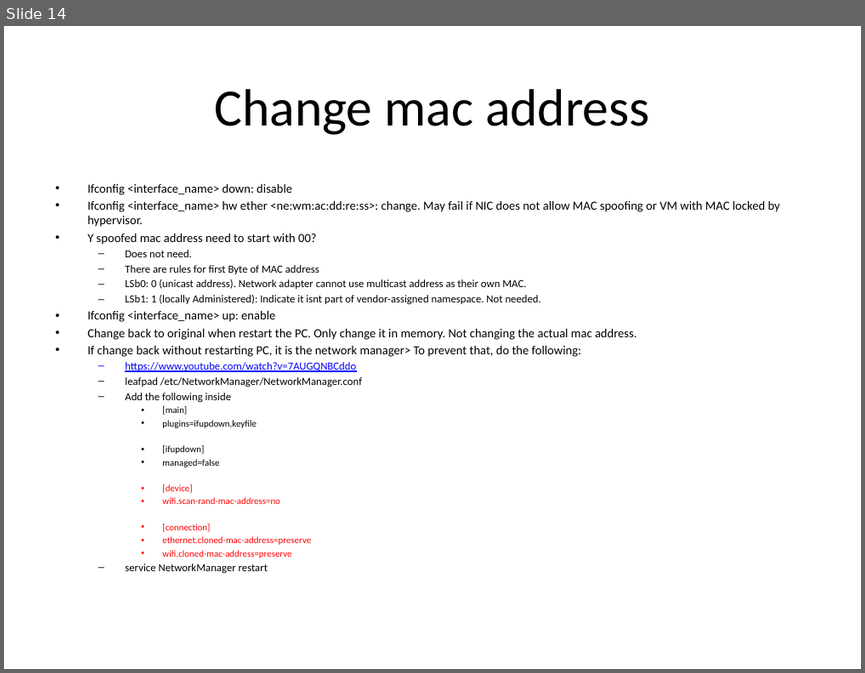
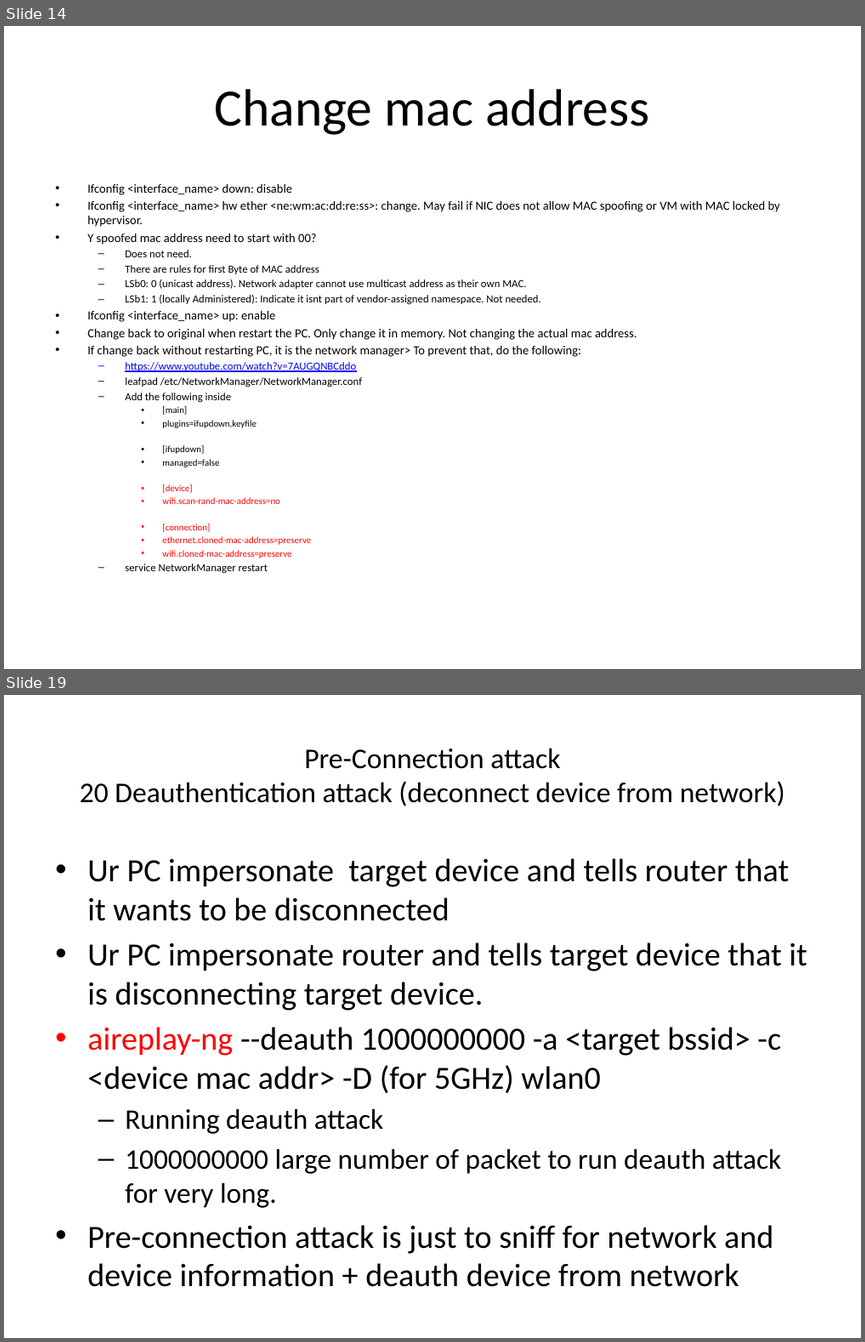
Before and after one commit to kindaichinisan/ethical_hacking, a slide deck: Ethical hacking.pptx. Shown one above the other, each under a label of ours: slide 14 before the commit, slides 14 and 19 after it; the slides between them are not shown. The pictures are 865x673 and 865x1342 pixels, drawn with LibreOffice and Linux fonts; fonts in the diff are those of the drawing. Boxes give left, top, right and bottom in pixels: in the first picture for what was removed or moved away, otherwise in the second. Text is boxed around its words. In the diff, an @@ line names an element or a change of style, - is before the commit and + after.

```diff
--- a/Ethical hacking.pptx
+++ b/Ethical hacking.pptx
@@ slide 19 added at (4, 695, 861, 1338), background #FFFFFF @@
@@ title added at (80, 748, 785, 806), 24 pt, text #000000 @@
+Pre-Connection attack
+20 Deauthentication attack (deconnect device from network)
@@ text added at (87, 858, 806, 1253), 27.2 pt, text #000000 @@
+• Ur PC impersonate target device and tells router that it wants to be disconnected
+• Ur PC impersonate router and tells target device that it is disconnecting target device.
+• aireplay-ng --deauth 1000000000 -a <target bssid> -c <device mac addr> -D (for 5GHz) wlan0
+  – Running deauth attack
+  – 1000000000 large number of packet to run deauth attack for very long.
+• Pre-connection attack is just to sniff for network and device information + deauth device from network
```
Also in this commit, not shown: 1 slide changed, 9 other slides added, 6 other files.
